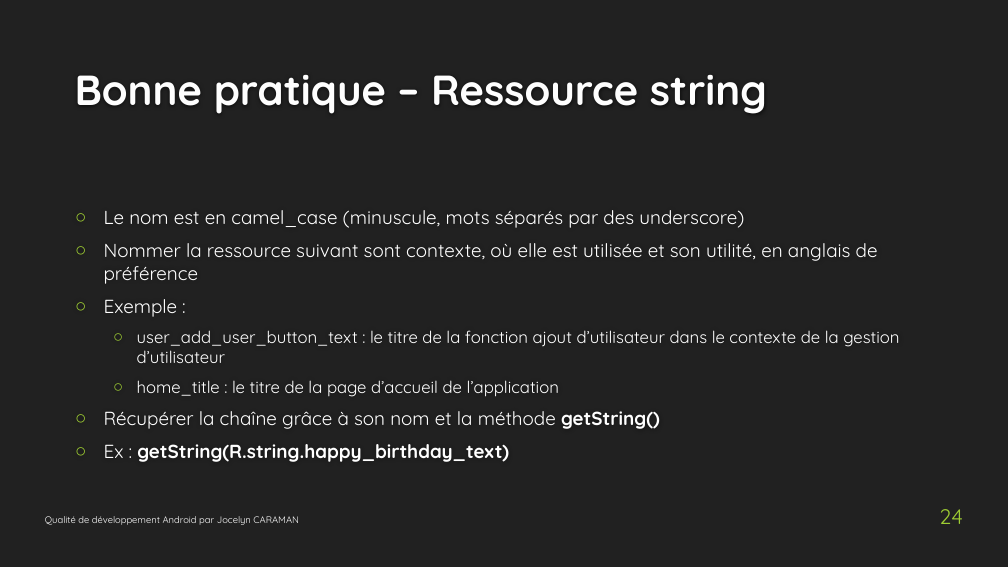
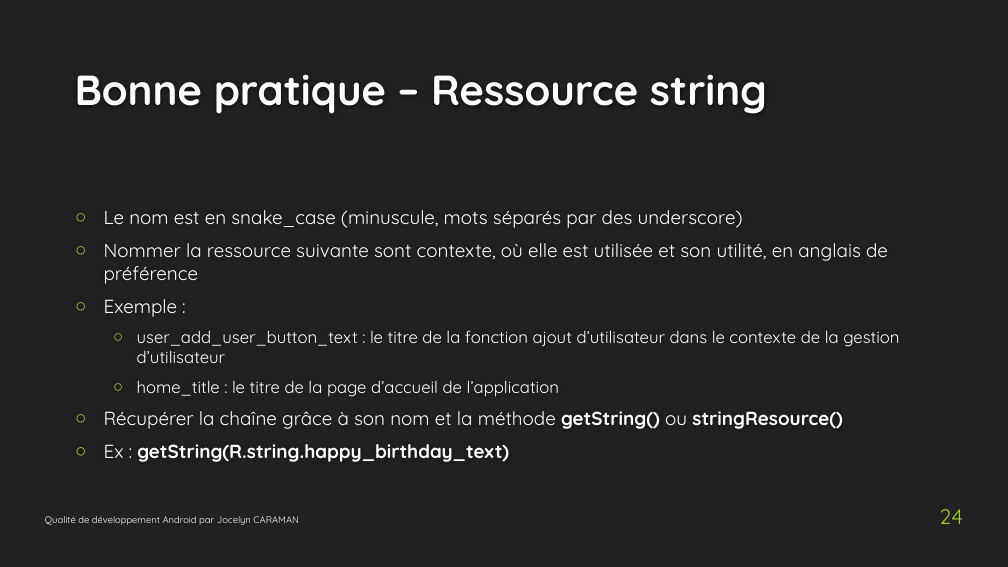
Before and after one commit to Josstoh/res508-qualite-dev-android, a slide deck: slide 24 of cours/Qualité dev Android - 2 - Créer sa première application Android.pptx. Drawn at 1008x567 pixels with LibreOffice and Linux fonts; fonts in the diff are those of the drawing; background and template pictures are left out. Boxes give left, top, right and bottom in pixels: in the first picture for what was removed or moved away, otherwise in the second. Text is boxed around its words. In the diff, an @@ line names an element or a change of style, - is before the commit and + after.

```diff
--- a/cours/Qualité dev Android - 2 - Créer sa première application Android.pptx
+++ b/cours/Qualité dev Android - 2 - Créer sa première application Android.pptx
@@ text at box(104, 210, 888, 284): text changed @@
-○ Le nom est en camel_case (minuscule, mots séparés par des underscore)
-○ Nommer la ressource suivant sont contexte, où elle est utilisée et son utilité, en anglais de préférence
+○ Le nom est en snake_case (minuscule, mots séparés par des underscore)
+○ Nommer la ressource suivante sont contexte, où elle est utilisée et son utilité, en anglais de préférence
@@ text at box(104, 411, 842, 429): text changed @@
-○ Récupérer la chaîne grâce à son nom et la méthode getString()
+○ Récupérer la chaîne grâce à son nom et la méthode getString() ou stringResource()
```
Also in this commit, not shown: 2 other files.
